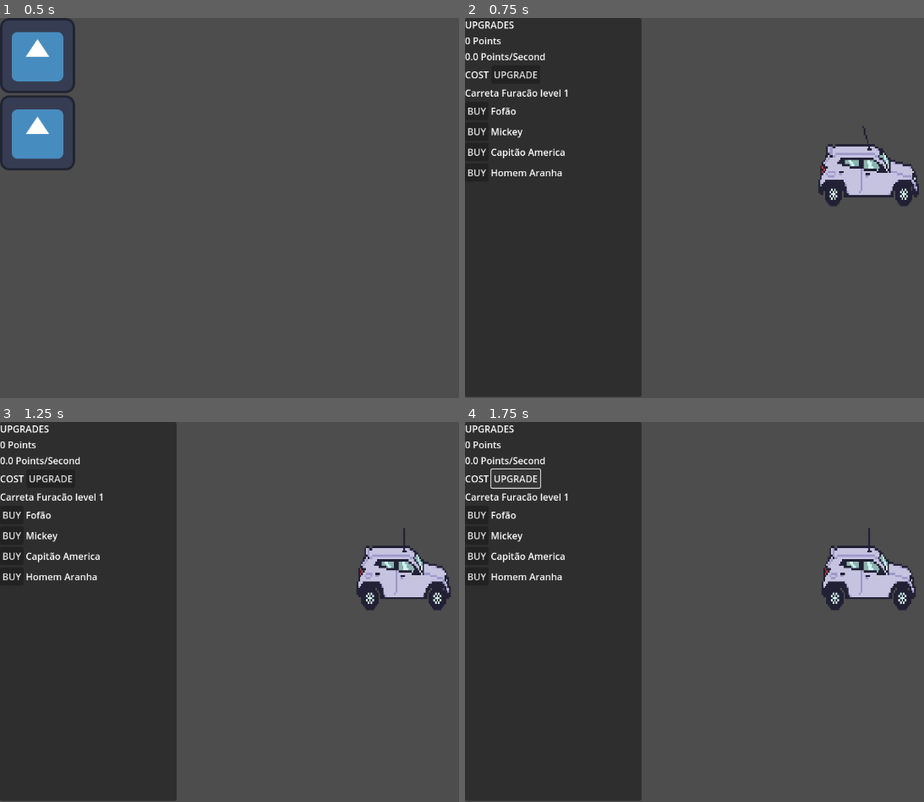
Above: before the commit, frames 1-4 (two rows, left to right).
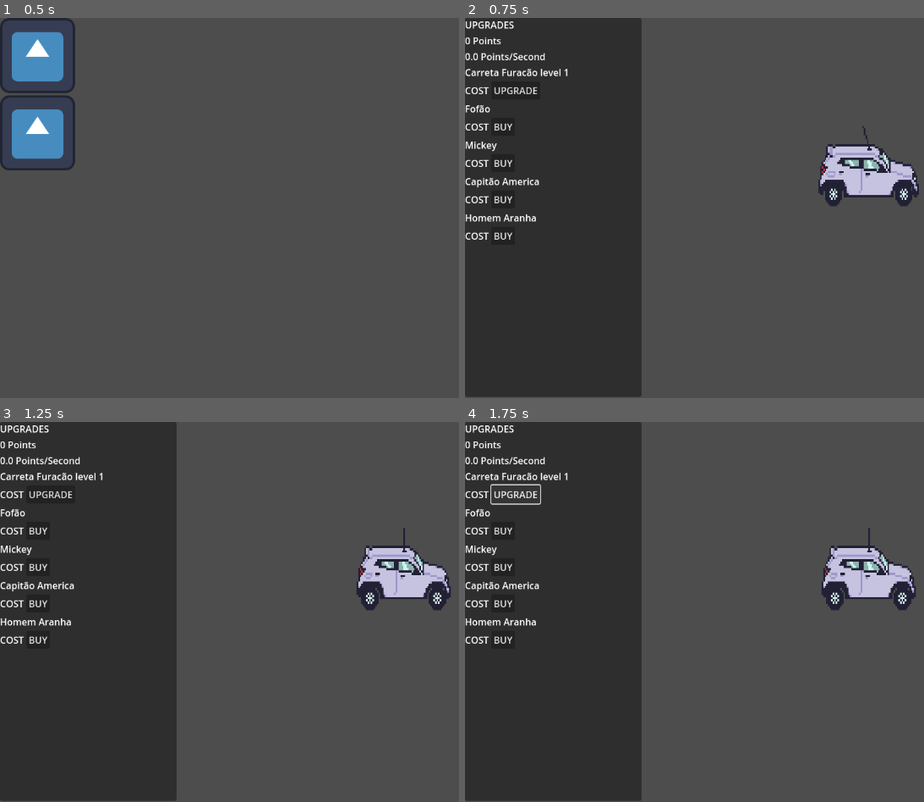
Above: after the commit, the same moments.

Repository: hhsoares/fofaoclicks
Game: Godot game, scene res://scenes/menu.tscn
Two runs of this game, one before a commit and one after it. Both use one fixed random seed, a clock stepped at 60 frames per second and the inputs below. The engine's default icon, where the game draws it, is replaced by a stand-in: a white triangle on a blue panel in a dark square.
Inputs (mouse positions are in pixels of both pictures, inside the frame that each line leads up to):
- Up to frame 1 (0.5 s): no input
- Up to frame 2 (0.75 s): click (644, 56) at 0.5 s
- Up to frame 3 (1.25 s): no input
- Up to frame 4 (1.75 s): click "UPGRADE" at 1.25 s

Frame 1 is identical in both runs. In frame 2, 2.2% of the frame differs, in the area x 0-23%, y 13-59%; in frame 3, 2.2%; in frame 4, 2.4%, in the area x 0-23%, y 12-59%.

Commit message:
improved UI agian

Diff:
--- a/scenes/main.tscn
+++ b/scenes/main.tscn
@@ -224,67 +224,95 @@
 layout_mode = 2
 text = "0 Points / Second"
 
-[node name="VBoxContainer" type="VBoxContainer" parent="Panel/VBoxContainer"]
-layout_mode = 2
-
-[node name="HBoxContainer" type="HBoxContainer" parent="Panel/VBoxContainer/VBoxContainer"]
-layout_mode = 2
-
-[node name="Label" type="Label" parent="Panel/VBoxContainer/VBoxContainer/HBoxContainer"]
-layout_mode = 2
-text = "COST"
-
-[node name="TruckButton" type="Button" parent="Panel/VBoxContainer/VBoxContainer/HBoxContainer"]
+[node name="TruckContainer" type="VBoxContainer" parent="Panel/VBoxContainer"]
+layout_mode = 2
+
+[node name="TruckLabel" type="Label" parent="Panel/VBoxContainer/TruckContainer"]
+layout_mode = 2
+text = "Carreta Furacão level 1"
+
+[node name="HBoxContainer" type="HBoxContainer" parent="Panel/VBoxContainer/TruckContainer"]
+layout_mode = 2
+
+[node name="TruckCost" type="Label" parent="Panel/VBoxContainer/TruckContainer/HBoxContainer"]
+layout_mode = 2
+text = "COST"
+
+[node name="TruckButton" type="Button" parent="Panel/VBoxContainer/TruckContainer/HBoxContainer"]
 layout_mode = 2
 text = "UPGRADE"
 
-[node name="TruckLabel" type="Label" parent="Panel/VBoxContainer/VBoxContainer"]
-layout_mode = 2
-text = "Carreta Furacão level 1"
-
-[node name="FofaoContainer" type="HBoxContainer" parent="Panel/VBoxContainer"]
-layout_mode = 2
-
-[node name="FofaoButton" type="Button" parent="Panel/VBoxContainer/FofaoContainer"]
+[node name="FofaoContainer" type="VBoxContainer" parent="Panel/VBoxContainer"]
+layout_mode = 2
+
+[node name="FofaoLabel" type="Label" parent="Panel/VBoxContainer/FofaoContainer"]
+layout_mode = 2
+text = "Fofão"
+
+[node name="HBoxContainer" type="HBoxContainer" parent="Panel/VBoxContainer/FofaoContainer"]
+layout_mode = 2
+
+[node name="FofaoCost" type="Label" parent="Panel/VBoxContainer/FofaoContainer/HBoxContainer"]
+layout_mode = 2
+text = "COST"
+
+[node name="FofaoButton" type="Button" parent="Panel/VBoxContainer/FofaoContainer/HBoxContainer"]
 layout_mode = 2
 text = "BUY"
 
-[node name="FofaoLabel" type="Label" parent="Panel/VBoxContainer/FofaoContainer"]
-layout_mode = 2
-text = "Fofão"
-
-[node name="MickeyContainer" type="HBoxContainer" parent="Panel/VBoxContainer"]
-layout_mode = 2
-
-[node name="MickeyButton" type="Button" parent="Panel/VBoxContainer/MickeyContainer"]
+[node name="MickeyContainer" type="VBoxContainer" parent="Panel/VBoxContainer"]
+layout_mode = 2
+
+[node name="MickeyLabel" type="Label" parent="Panel/VBoxContainer/MickeyContainer"]
+layout_mode = 2
+text = "Mickey"
+
+[node name="HBoxContainer" type="HBoxContainer" parent="Panel/VBoxContainer/MickeyContainer"]
+layout_mode = 2
+
+[node name="MickeyCost" type="Label" parent="Panel/VBoxContainer/MickeyContainer/HBoxContainer"]
+layout_mode = 2
+text = "COST"
+
+[node name="MickeyButton" type="Button" parent="Panel/VBoxContainer/MickeyContainer/HBoxContainer"]
 layout_mode = 2
 text = "BUY"
 
-[node name="MickeyLabel" type="Label" parent="Panel/VBoxContainer/MickeyContainer"]
-layout_mode = 2
-text = "Mickey"
-
-[node name="CAContainer" type="HBoxContainer" parent="Panel/VBoxContainer"]
-layout_mode = 2
-
-[node name="CAButton" type="Button" parent="Panel/VBoxContainer/CAContainer"]
+[node name="CAContainer" type="VBoxContainer" parent="Panel/VBoxContainer"]
+layout_mode = 2
+
+[node name="CALabel" type="Label" parent="Panel/VBoxContainer/CAContainer"]
+layout_mode = 2
+text = "Capitão America"
+
+[node name="HBoxContainer" type="HBoxContainer" parent="Panel/VBoxContainer/CAContainer"]
+layout_mode = 2
+
+[node name="CACost" type="Label" parent="Panel/VBoxContainer/CAContainer/HBoxContainer"]
+layout_mode = 2
+text = "COST"
+
+[node name="CAButton" type="Button" parent="Panel/VBoxContainer/CAContainer/HBoxContainer"]
 layout_mode = 2
 text = "BUY"
 
-[node name="CALabel" type="Label" parent="Panel/VBoxContainer/CAContainer"]
-layout_mode = 2
-text = "Capitão America"
-
-[node name="HAContainer" type="HBoxContainer" parent="Panel/VBoxContainer"]
-layout_mode = 2
-
-[node name="HAButton" type="Button" parent="Panel/VBoxContainer/HAContainer"]
+[node name="HAContainer" type="VBoxContainer" parent="Panel/VBoxContainer"]
+layout_mode = 2
+
+[node name="HALabel" type="Label" parent="Panel/VBoxContainer/HAContainer"]
+layout_mode = 2
+text = "Homem Aranha"
+
+[node name="HBoxContainer" type="HBoxContainer" parent="Panel/VBoxContainer/HAContainer"]
+layout_mode = 2
+
+[node name="HACost" type="Label" parent="Panel/VBoxContainer/HAContainer/HBoxContainer"]
+layout_mode = 2
+text = "COST"
+
+[node name="HAButton" type="Button" parent="Panel/VBoxContainer/HAContainer/HBoxContainer"]
 layout_mode = 2
 text = "BUY"
-
-[node name="HALabel" type="Label" parent="Panel/VBoxContainer/HAContainer"]
-layout_mode = 2
-text = "Homem Aranha"
 
 [node name="Fofao" type="Node2D" parent="."]
 
@@ -315,8 +343,8 @@
 scale = Vector2(2.109, 2.109)
 sprite_frames = SubResource("SpriteFrames_y6deb")
 
-[connection signal="pressed" from="Panel/VBoxContainer/VBoxContainer/HBoxContainer/TruckButton" to="." method="_on_truck_button_pressed"]
-[connection signal="pressed" from="Panel/VBoxContainer/FofaoContainer/FofaoButton" to="." method="_on_fofao_button_pressed"]
-[connection signal="pressed" from="Panel/VBoxContainer/MickeyContainer/MickeyButton" to="." method="_on_mickey_button_pressed"]
-[connection signal="pressed" from="Panel/VBoxContainer/CAContainer/CAButton" to="." method="_on_ca_button_pressed"]
-[connection signal="pressed" from="Panel/VBoxContainer/HAContainer/HAButton" to="." method="_on_ha_button_pressed"]
+[connection signal="pressed" from="Panel/VBoxContainer/TruckContainer/HBoxContainer/TruckButton" to="." method="_on_truck_button_pressed"]
+[connection signal="pressed" from="Panel/VBoxContainer/FofaoContainer/HBoxContainer/FofaoButton" to="." method="_on_fofao_button_pressed"]
+[connection signal="pressed" from="Panel/VBoxContainer/MickeyContainer/HBoxContainer/MickeyButton" to="." method="_on_mickey_button_pressed"]
+[connection signal="pressed" from="Panel/VBoxContainer/CAContainer/HBoxContainer/CAButton" to="." method="_on_ca_button_pressed"]
+[connection signal="pressed" from="Panel/VBoxContainer/HAContainer/HBoxContainer/HAButton" to="." method="_on_ha_button_pressed"]
Not shown, added: assets/fofus1.png.import
Not shown, added: assets/fofus2.png.import
